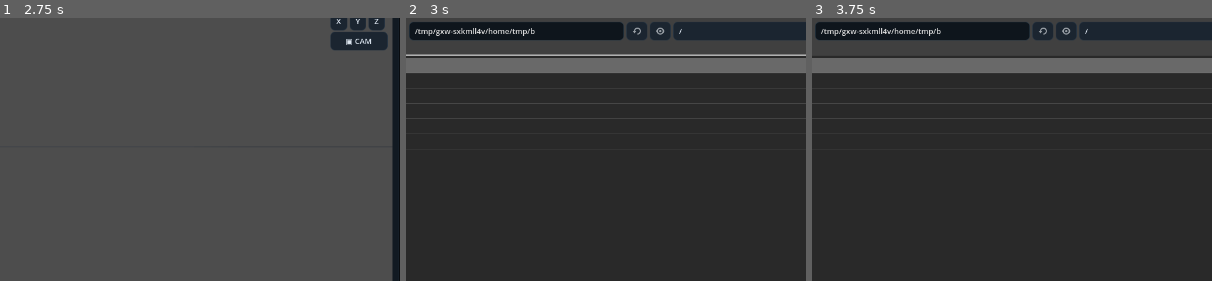
Above: before the commit, frames 1-3 (left to right).
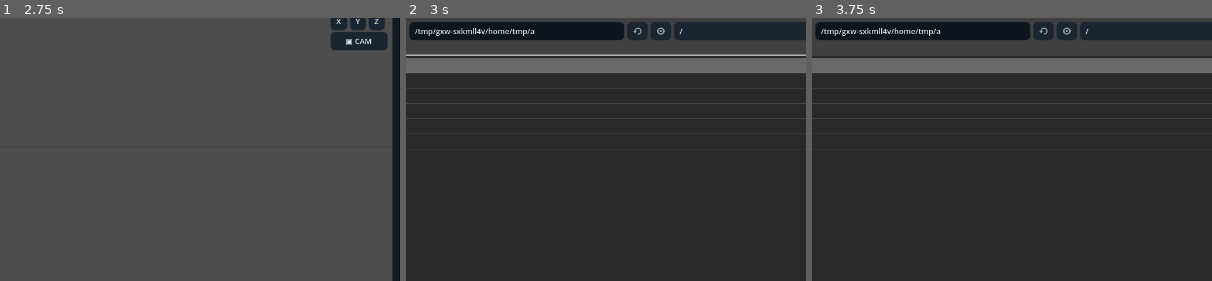
Above: after the commit, the same moments.

Repository: Onnevan/Kabuki
Game: Godot game, scene res://editor/main.tscn
Same seed, same stepped clock (60 frames per second), same inputs: the game is played once before the commit and once after it.
Inputs (mouse positions are % of the whole screen's width and height, from its top left):
- Up to frame 1 (2.75 s): click "↶" at 0.5 s; click "↷" at 1.25 s; click "OPEN" at 2 s
- Up to frame 2 (3 s): click "＋ IMPORT" at 2.75 s
- Up to frame 3 (3.75 s): click (37, 77) at 3.52 s; type "12" at 3.6 s
The pictures show only the part of the screen within x 27-77%, y 15-65%; the shares and areas given below are measured in that part.

Frame 1 is identical in both runs. In frame 2, less than 0.1% of the frame differs, in the area x 31-70%, y 3-7%; in frame 3, less than 0.1%.

Commit message:
Split bone animation into position rotation scale channels

Diff:
--- a/editor/main.gd
+++ b/editor/main.gd
@@ -994,8 +994,8 @@
 	bone_edit_proxy.rotate(camera.global_transform.basis.z.normalized(),angle)
 	_sync_selected_scene_transform()
 
-func _bone_channel_path(bone_index: int) -> String:
-	return "rig.bone.%d.pose" % bone_index
+func _bone_channel_path(bone_index: int, component: String) -> String:
+	return "rig.bone.%d.%s" % [bone_index,component]
 
 func _key_bone_pose() -> void:
 	if active_rig_id.is_empty() or active_rig_runtime == null or selected_bone_index < 0: return
@@ -1007,7 +1007,12 @@
 	if parent_index >= 0:
 		var parent_global: Transform3D = active_rig_runtime.skeleton.get_bone_global_pose(parent_index)
 		pose_local = parent_global.affine_inverse() * pose_global
-	ProjectStore.set_key(active_rig_id,_bone_channel_path(selected_bone_index),ProjectStore.current_frame,pose_local,_interp_name())
+	var interpolation_name: String = _interp_name()
+	# Bone animation uses explicit components, just like native skeleton tracks.
+	# This also fits KABUKI's generic "every property is a channel" model.
+	ProjectStore.set_key(active_rig_id,_bone_channel_path(selected_bone_index,"position"),ProjectStore.current_frame,pose_local.origin,interpolation_name)
+	ProjectStore.set_key(active_rig_id,_bone_channel_path(selected_bone_index,"rotation"),ProjectStore.current_frame,pose_local.basis.get_rotation_quaternion(),interpolation_name)
+	ProjectStore.set_key(active_rig_id,_bone_channel_path(selected_bone_index,"scale"),ProjectStore.current_frame,pose_local.basis.get_scale(),interpolation_name)
 	timeline.set_object(active_rig_id)
 	status.text = "Bone pose keyed · frame %d" % ProjectStore.current_frame
 
@@ -1019,11 +1024,13 @@
 		if not runtime is RigRuntime: continue
 		var rig: RefCounted = rigging_controller.rigs[rig_id]
 		for bone_index in range(rig.bones.size()):
-			var fallback: Transform3D = runtime.skeleton.get_bone_rest(bone_index)
-			var value: Variant = ProjectStore.evaluate(rig_id,_bone_channel_path(bone_index),frame,fallback)
-			if value is Transform3D:
-				runtime.set_bone_pose(bone_index,value)
-	# Keep an active direct-manipulation proxy synchronized while scrubbing.
+			var rest: Transform3D = runtime.skeleton.get_bone_rest(bone_index)
+			var position_value: Variant = ProjectStore.evaluate(rig_id,_bone_channel_path(bone_index,"position"),frame,rest.origin)
+			var rotation_value: Variant = ProjectStore.evaluate(rig_id,_bone_channel_path(bone_index,"rotation"),frame,rest.basis.get_rotation_quaternion())
+			var scale_value: Variant = ProjectStore.evaluate(rig_id,_bone_channel_path(bone_index,"scale"),frame,rest.basis.get_scale())
+			if position_value is Vector3 and rotation_value is Quaternion and scale_value is Vector3:
+				var evaluated := Transform3D(Basis(rotation_value).scaled(scale_value),position_value)
+				runtime.set_bone_pose(bone_index,evaluated)
 	if selected_object_id.begins_with("bone::") and bone_edit_proxy != null and is_instance_valid(bone_edit_proxy) and active_rig_runtime != null and selected_bone_index >= 0:
 		bone_edit_proxy.transform = active_rig_runtime.skeleton.get_bone_global_pose(selected_bone_index)
 
